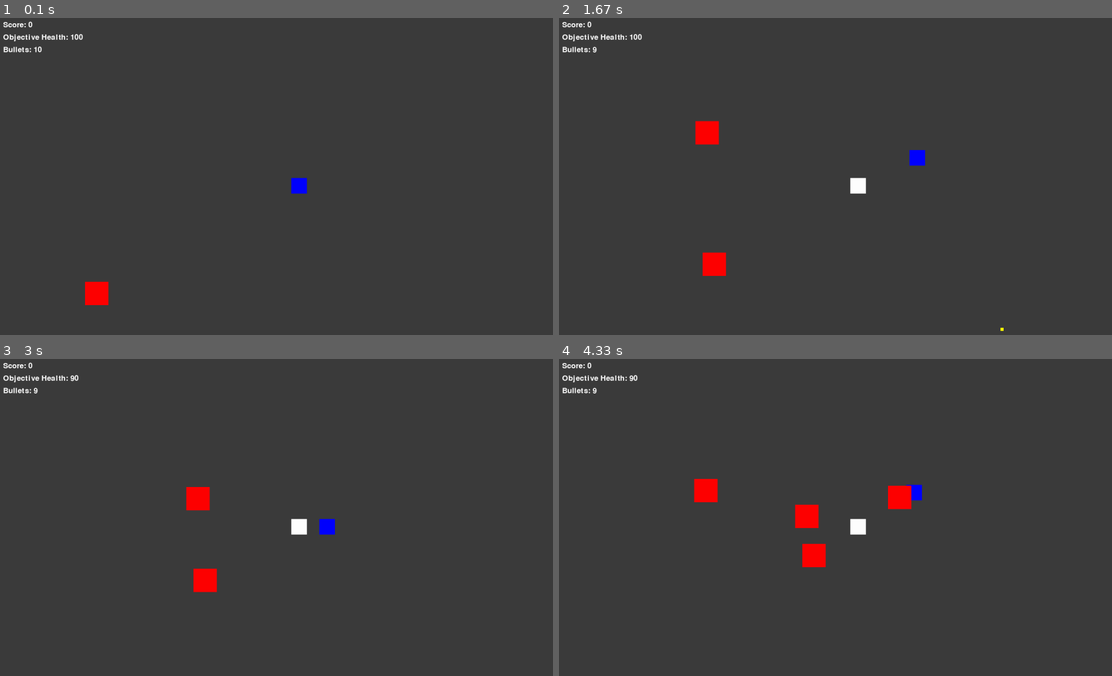
Above: before the commit, frames 1-4 (two rows, left to right).
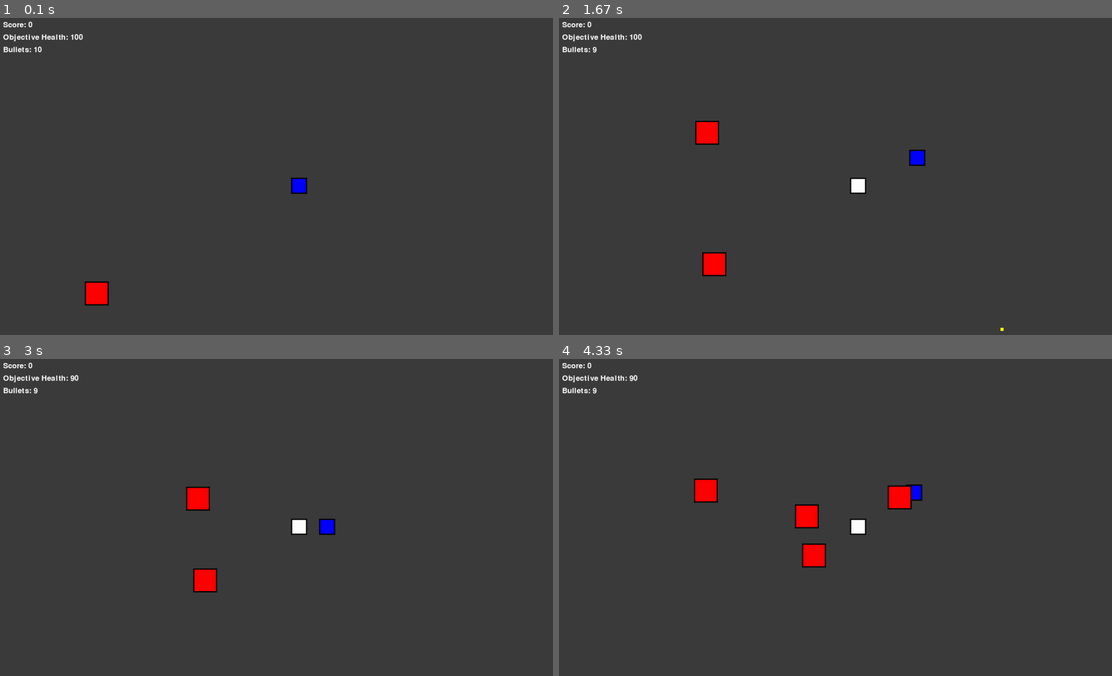
Above: after the commit, the same moments.

Repository: yyyort/Harry-Potter
Game: pygame game, started from mainPrototype.py
The game is run twice, just before and just after one commit, with the same random seed, the same clock (stepped at 60 frames per second) and the same inputs.
Inputs (mouse positions are in pixels of both pictures, inside the frame that each line leads up to):
- Up to frame 1 (0.1 s): no input
- Up to frame 2 (1.67 s): click (857, 186) at 0.38 s; hold Right 0.67-1.13 s; move the mouse to (835, 201) at 0.7 s; hold Up 1.17-1.47 s; hold Right from 1.5 s (still down)
- Up to frame 3 (3 s): release Right at 1.97 s; hold Left 2-2.53 s; hold Down 2.57-2.87 s; hold Left from 2.9 s (still down)
- Up to frame 4 (4.33 s): release Left at 3.3 s; hold Up 3.33-3.7 s; hold Right from 3.73 s (still down)

The runs differ from the first frame. In frame 1, 0.1% of the frame differs, in the area x 15-56%, y 50-91%; in frame 2, 0.2%; in frame 3, 0.3%; in frame 4, 0.4%, in the area x 24-66%, y 37-66%.

Commit message:
Update mainPrototype.py

Diff:
--- a/mainPrototype.py
+++ b/mainPrototype.py
@@ -14,6 +14,7 @@
 PLAYER_SPEED = 5
 ENEMY_SPEED = 2
 ENEMY_SPAWN_INTERVAL = 60  # Number of frames between enemy spawns
+ENEMY_START_SPAWN = 60
 BULLET_SPEED = 8
 MAX_BULLET_COUNT = 10  # Maximum number of bullets the player can carry
 BULLET_RELOAD_AMOUNT = 2  # Number of additional bullets gained per enemy kill
@@ -48,6 +49,9 @@
 
     def draw(self, screen):
         pygame.draw.rect(screen, PLAYER_COLOR, self.rect)
+        #Rect Border
+        border_rect = pygame.Rect(self.rect.x - 1, self.rect.y - 1, self.rect.width + 2, self.rect.height + 2)
+        pygame.draw.rect(screen, (0, 0, 0), border_rect, 4)
 
 # Objective Class
 class Objective:
@@ -57,6 +61,9 @@
 
     def draw(self, screen):
         pygame.draw.rect(screen, OBJECTIVE_COLOR, self.rect)
+        #Rect Border
+        border_rect = pygame.Rect(self.rect.x - 1, self.rect.y - 1, self.rect.width + 2, self.rect.height + 2)
+        pygame.draw.rect(screen, (0, 0, 0), border_rect, 4)
 
 # Enemy Class
 class Enemy:
@@ -73,6 +80,9 @@
 
     def draw(self, screen):
         pygame.draw.rect(screen, ENEMY_COLOR, self.rect)
+        #Rect Border
+        border_rect = pygame.Rect(self.rect.x - 1, self.rect.y - 1, self.rect.width + 2, self.rect.height + 2)
+        pygame.draw.rect(screen, (0, 0, 0), border_rect, 4)
 
 # Bullet Class
 class Bullet:
